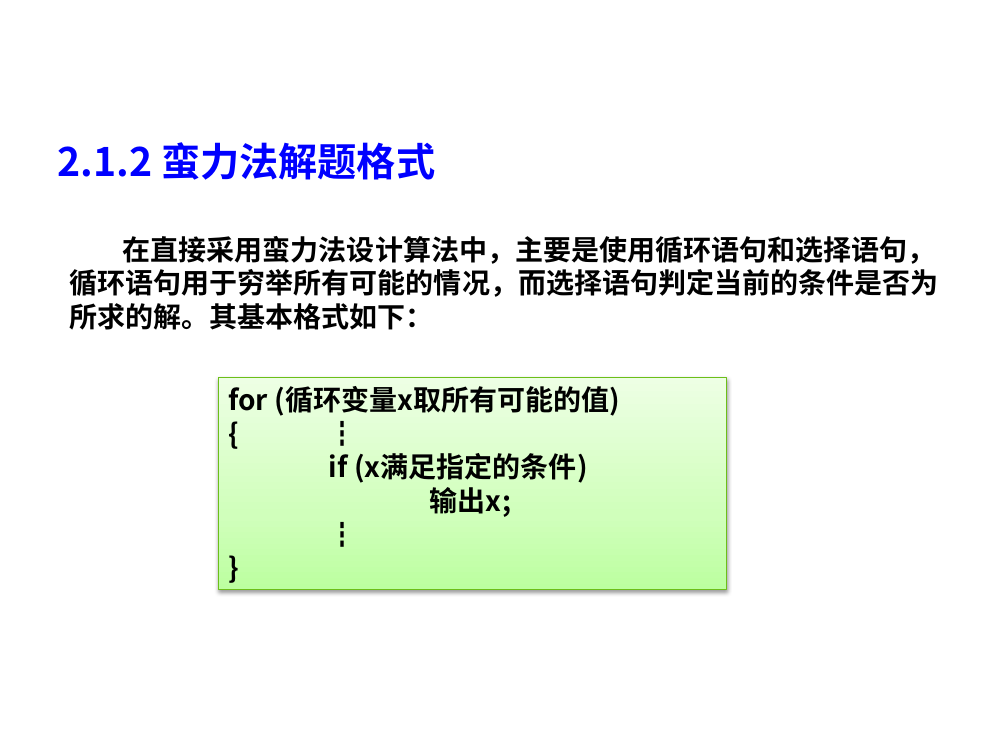
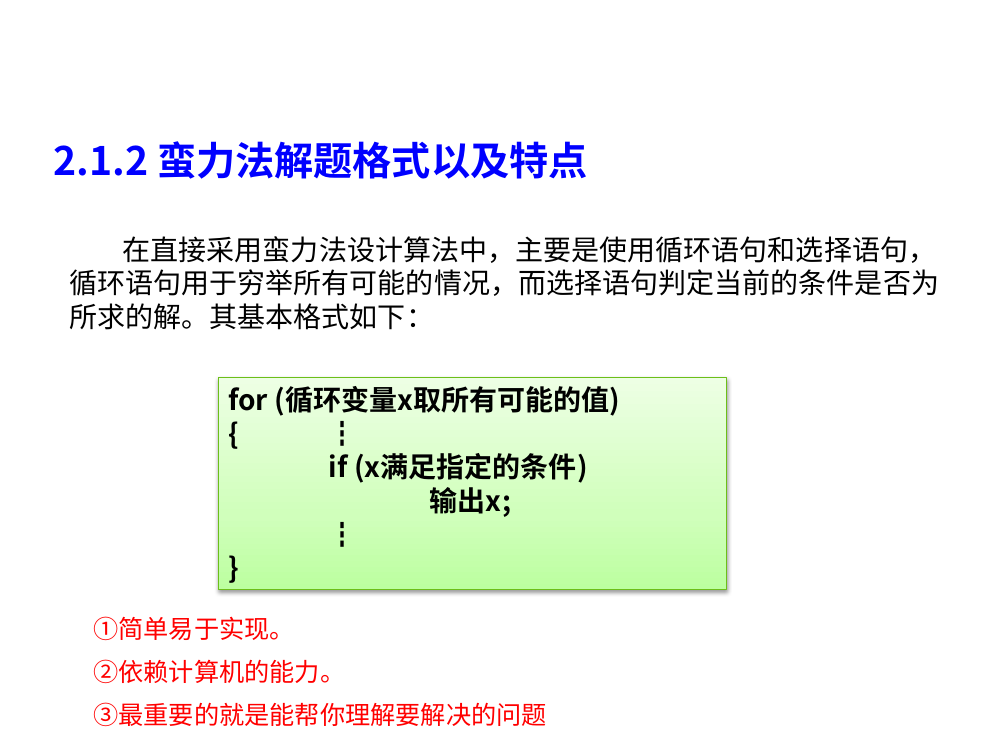
Before and after one commit to liutongling/DP, a slide deck: slide 22 of file/第2章 蛮力法.pptx (slide 23 before the commit). Drawn at 1008x756 pixels with LibreOffice and Linux fonts; fonts in the diff are those of the drawing; background and template pictures are left out. Boxes give left, top, right and bottom in pixels: in the first picture for what was removed or moved away, otherwise in the second. Text is boxed around its words. In the diff, an @@ line names an element or a change of style, - is before the commit and + after.

```diff
--- a/file/第2章 蛮力法.pptx
+++ b/file/第2章 蛮力法.pptx
@@ text at <box>53,141,588,179</box>: text changed @@
-2.1.2 蛮力法解题格式
+2.1.2 蛮力法解题格式以及特点
@@ text "在直接采用蛮力法设计算法中，主要是使用循环语句和选择语句，循环语句用于穷举所有可能的情况，而选择语句判定当前的条件是否为 ..." at <box>69,236,939,330</box>: bold off @@
@@ text added at <box>93,616,547,726</box>, 18 pt, text #FF0000 @@
+①简单易于实现。
+②依赖计算机的能力。
+③最重要的就是能帮你理解要解决的问题
```
Also in this commit, not shown: 16 other slides changed, 18 slides added, 51 slides removed.
